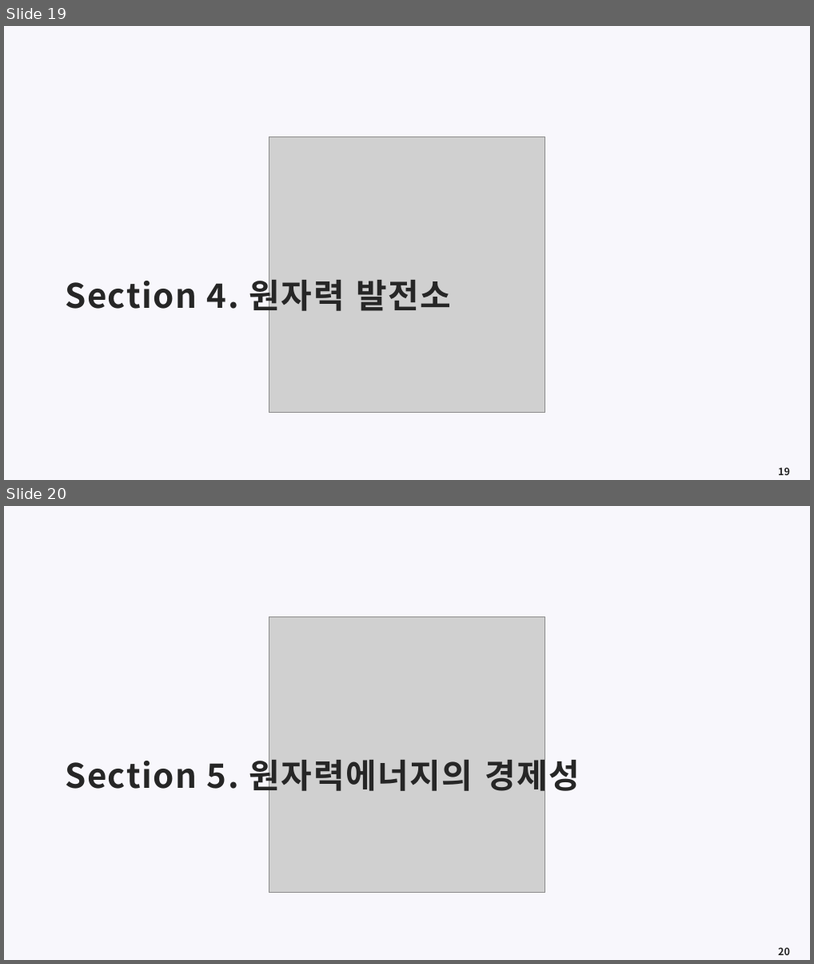
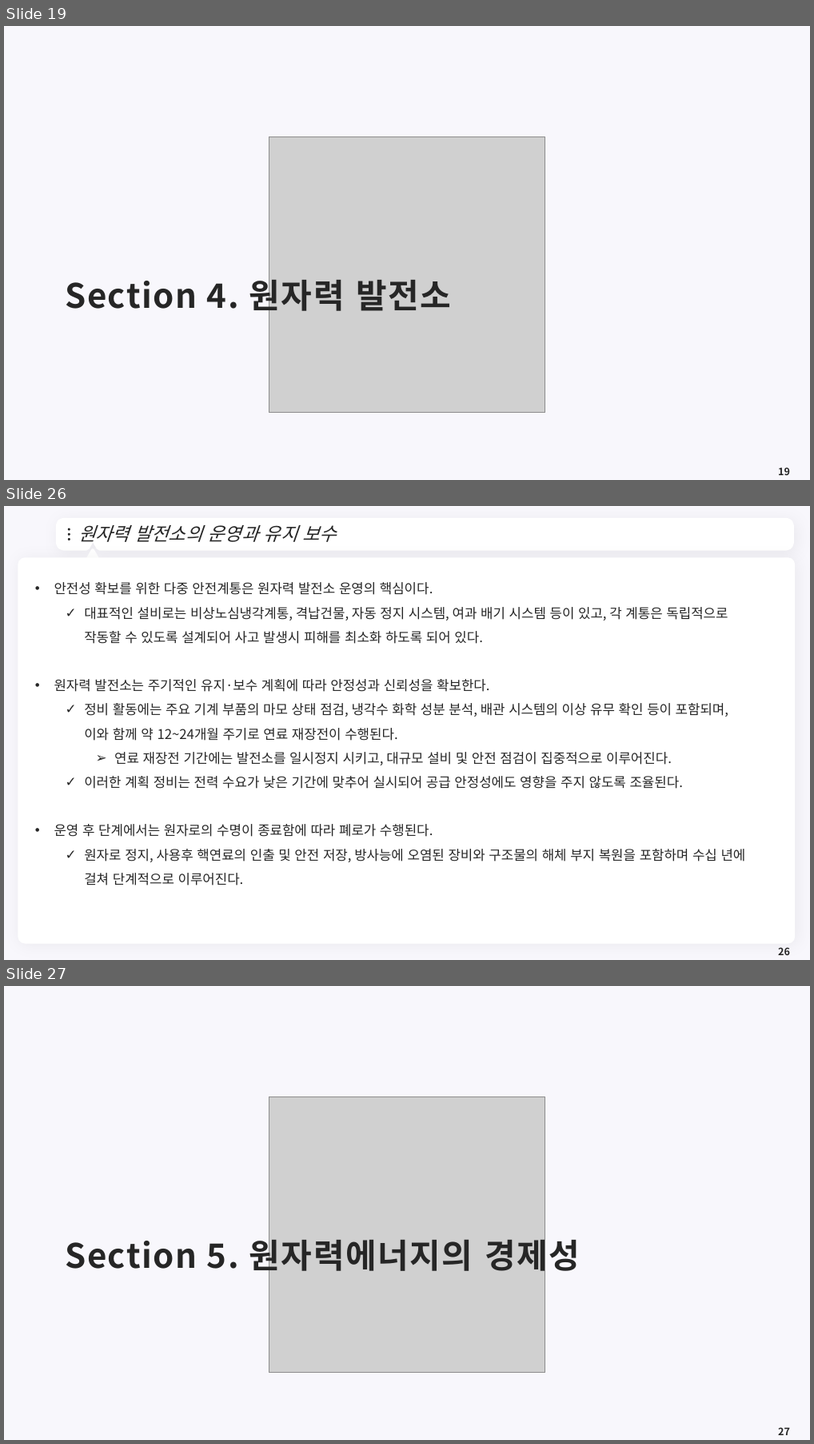
Before and after one commit to meandthey/Teaching, a slide deck: 에너지경제학/자원에너지경제학_Chapter_4 (원자력).pptx. Shown one above the other, each under a label of ours: slides 19 and 20 before the commit, slides 19, 26 and 27 after it; the slides between them are not shown. The pictures are 814x964 and 814x1444 pixels, drawn with LibreOffice and Linux fonts; fonts in the diff are those of the drawing; grey boxes stand for pictures; background and template pictures are left out. Boxes give left, top, right and bottom in pixels: in the first picture for what was removed or moved away, otherwise in the second. Text is boxed around its words. In the diff, an @@ line names an element or a change of style, - is before the commit and + after.

```diff
--- a/에너지경제학/자원에너지경제학_Chapter_4 (원자력).pptx
+++ b/에너지경제학/자원에너지경제학_Chapter_4 (원자력).pptx
@@ slide 26 added at <box>4,506,810,960</box>, background #F8F7FC @@
@@ freeform shape added at <box>59,521,792,548</box>, fill #FFFFFF, outline #FFFFFF 7.25 pt @@
@@ ellipse added at <box>68,528,70,531</box>, fill #262626 @@
@@ title added at <box>78,525,337,542</box>, 22 pt, text #262626, italic @@
+원자력 발전소의 운영과 유지 보수
@@ ellipse added at <box>68,533,70,536</box>, fill #262626 @@
@@ ellipse added at <box>68,538,70,540</box>, fill #262626 @@
@@ triangle added at <box>86,550,99,562</box>, fill #FFFFFF, outline #FFFFFF 3.75 pt @@
@@ freeform shape added at <box>775,530,782,540</box>, fill #FFFFFF @@
@@ rounded rectangle added at <box>18,557,796,944</box>, fill #FFFFFF @@
@@ text added at <box>54,582,746,885</box>, 16 pt, text #262626 @@
+• 안전성 확보를 위한 다중 안전계통은 원자력 발전소 운영의 핵심이다.
+  ✓ 대표적인 설비로는 비상노심냉각계통, 격납건물, 자동 정지 시스템, 여과 배기 시스템 등이 있고, 각 계통은 독립적으로 작동할 수 있도록 설계되어 사고 발생시 피해를 최소화 하도록 되어 있다.
+• 원자력 발전소는 주기적인 유지·보수 계획에 따라 안정성과 신뢰성을 확보한다.
+  ✓ 정비 활동에는 주요 기계 부품의 마모 상태 점검, 냉각수 화학 성분 분석, 배관 시스템의 이상 유무 확인 등이 포함되며, 이와 함께 약 12~24개월 주기로 연료 재장전이 수행된다.
+    ➢ 연료 재장전 기간에는 발전소를 일시정지 시키고, 대규모 설비 및 안전 점검이 집중적으로 이루어진다.
+  ✓ 이러한 계획 정비는 전력 수요가 낮은 기간에 맞추어 실시되어 공급 안정성에도 영향을 주지 않도록 조율된다.
+• 운영 후 단계에서는 원자로의 수명이 종료함에 따라 폐로가 수행된다.
+  ✓ 원자로 정지, 사용후 핵연료의 인출 및 안전 저장, 방사능에 오염된 장비와 구조물의 해체 부지 복원을 포함하며 수십 년에 걸쳐 단계적으로 이루어진다.
@@ page number added at <box>778,947,790,955</box>, 12 pt, text #262626, bold @@
+26
@@ what was slide 20 is now slide 27 @@
@@ page number at <box>778,1427,790,1435</box>: text changed @@
-20
+27
```
Also in this commit, not shown: 1 slide changed, 10 other slides added.
